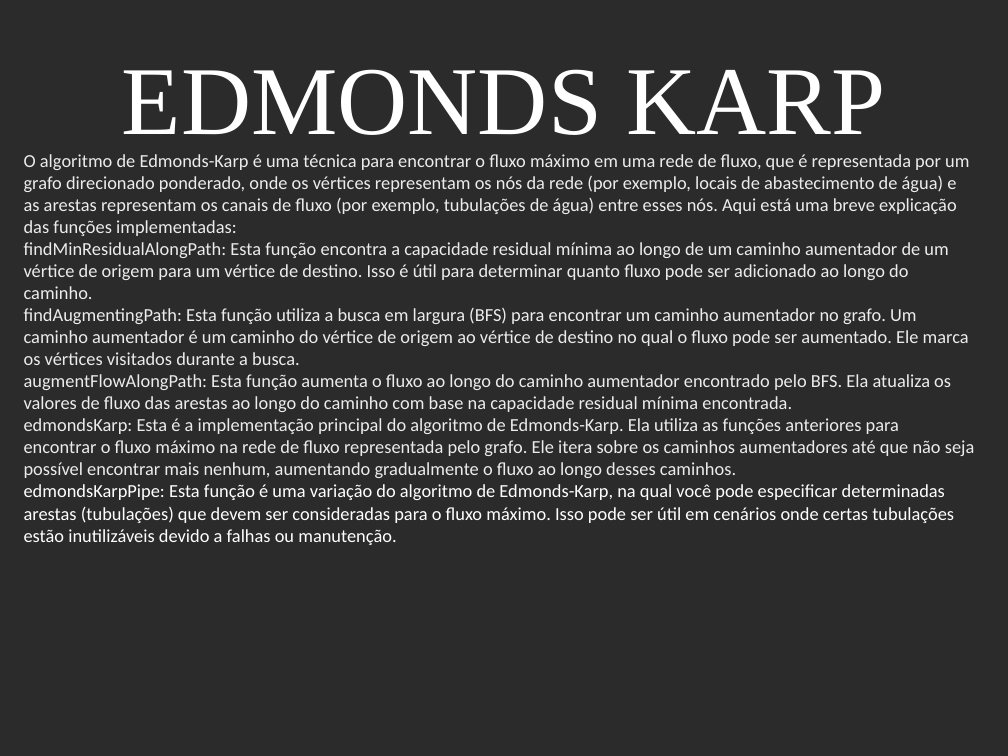
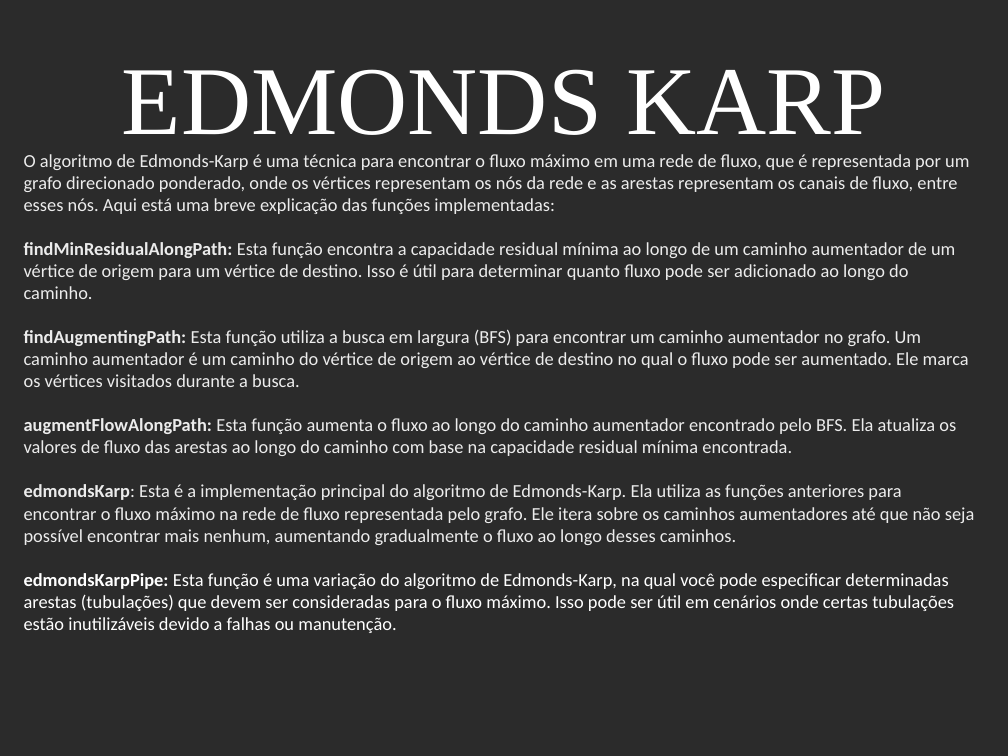
Before and after one commit to AngeloOliveira2004/DA_1st_Project, a slide deck: slide 6 of Neat Water Supply Presentation.pptx. Drawn at 1008x756 pixels with LibreOffice and Linux fonts; fonts in the diff are those of the drawing; background and template pictures are left out; a plain dark background stands for a picture behind light text. Boxes give left, top, right and bottom in pixels: in the first picture for what was removed or moved away, otherwise in the second. Text is boxed around its words. In the diff, an @@ line names an element or a change of style, - is before the commit and + after.

```diff
--- a/Neat Water Supply Presentation.pptx
+++ b/Neat Water Supply Presentation.pptx
@@ text at bbox=[24, 154, 969, 214]: text changed @@
-O algoritmo de Edmonds-Karp é uma técnica para encontrar o fluxo máximo em uma rede de fluxo, que é representada por um grafo direcionado ponderado, onde os vértices representam os nós da rede (por exemplo, locais de abastecimento de água) e as arestas representam os canais de fluxo (por exemplo, tubulações de água) entre esses nós. Aqui está uma breve explicação das funções implementadas:
+O algoritmo de Edmonds-Karp é uma técnica para encontrar o fluxo máximo em uma rede de fluxo, que é representada por um grafo direcionado ponderado, onde os vértices representam os nós da rede e as arestas representam os canais de fluxo, entre esses nós. Aqui está uma breve explicação das funções implementadas:
@@ text at bbox=[24, 242, 975, 633]: bold on in "findMinResidualAlongPath:", "findAugmentingPath:", "augmentFlowAlongPath:", "edmondsKarp:" and 1 more places @@
```
Also in this commit, not shown: 5 other slides changed, 12 slides added, 12 slides removed.
